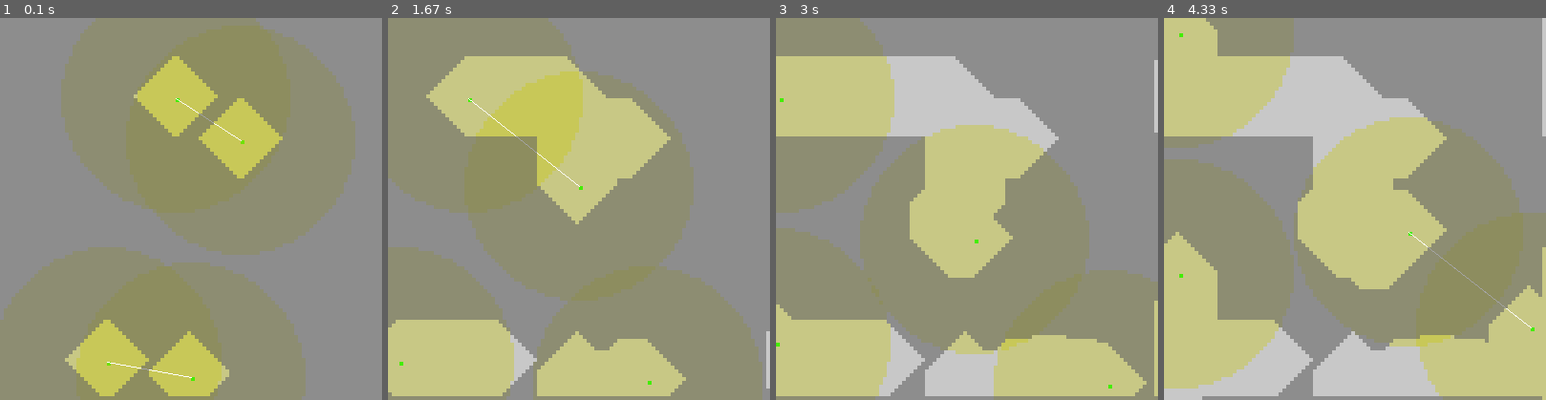
Above: before the commit, frames 1-4 (left to right).
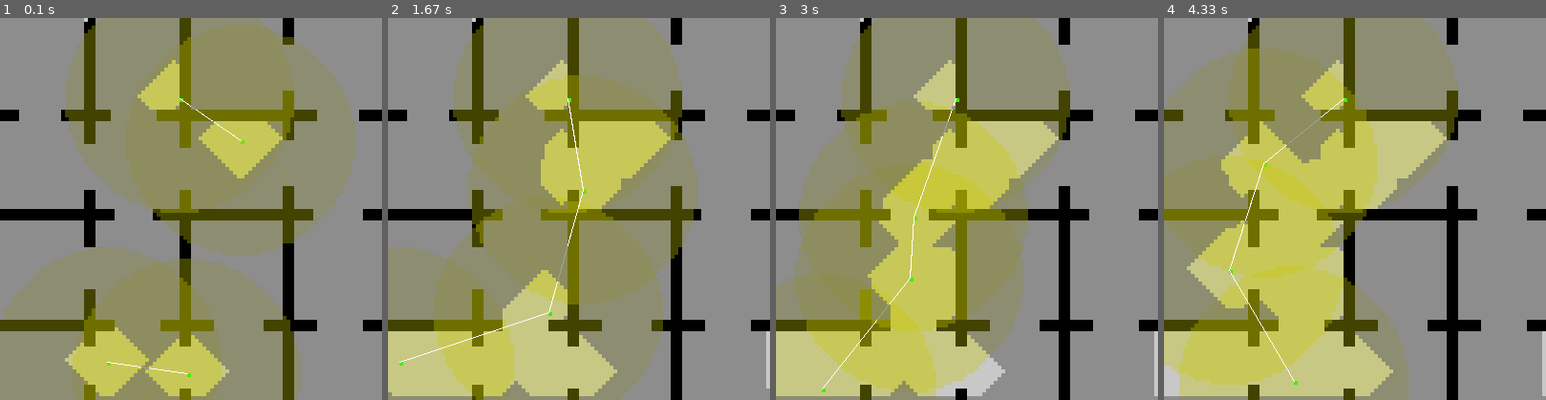
Above: after the commit, the same moments.

Repository: R1leMargoulin/RAPID
Game: pygame game, started from examples/program_examples/simulation_example.py
The game is run twice, just before and just after one commit, with the same random seed, the same clock (stepped at 60 frames per second) and the same inputs.
Inputs:
- Up to frame 1 (0.1 s): no input
- Up to frame 2 (1.67 s): no input
- Up to frame 3 (3 s): no input
- Up to frame 4 (4.33 s): no input

The runs differ from the first frame. In frame 1, 14% of the frame differs, in the area x 0-100%, y 0-100%; in frame 2, 52%; in frame 3, 70%; in frame 4, 80%.

Commit message:
delta for replan + labyrinth env

Diff:
--- a/RAPID/Agents.py
+++ b/RAPID/Agents.py
@@ -15,7 +15,7 @@
 #TODO : les comportements sont EXACTEMENT les memes dans ground ou Aerial, je pourrais tout mettre dans robot...
 
 class Robot(Sprite):
-    def __init__(self, env:Environment, robot_id:int, size, color, init_transform = (0, 0, 0), max_speed = (2,2,2), vision_range=20, communication_range = 40, communication_period = 10, energy_amount = 1000, energy_cost_per_cell = 1):#TODO rendre abstrait
+    def __init__(self, env:Environment, robot_id:int, size, color, init_transform = (0, 0, 0), max_speed = (2,2,2), vision_range=20, communication_range = 40, communication_period = 10, energy_amount = 1000, energy_cost_per_cell = 1, delta_replan=20):#TODO rendre abstrait
         """
         Robot class are our agents representing robots.
 
@@ -58,6 +58,11 @@
         self.communication_range = communication_range
         self.communication_period = communication_period
         self.time_from_last_communication = 0
+        self.new_communication = False
+
+        #replan
+        self.delta_replan = delta_replan
+        self.last_plan_time = 0
 
         #energy
         self.energy_max_amount = energy_amount
@@ -148,6 +153,15 @@
 
             if self.status == "destroyed":
                 self.imdone = True
+
+            if self.new_communication and self.last_plan_time - (self.env.step - self.time_from_last_communication) > self.delta_replan:
+                #print(f"robot {self.robot_id} : replan, step {self.env.step}, last com {self.time_from_last_communication}, last plan {self.last_plan_time}")
+                self.target = None
+                self.path_to_target = None
+                self.new_communication = False
+                self.last_plan_time = self.env.step
+
+
 
     def translate(self, speed_x, speed_y):
         #old positions for distance calculation
@@ -322,6 +336,11 @@
             elif sender_belief_space["artifacts"][artifact]["step"] > self.belief_space["artifacts"][artifact]["step"]:
                 self.belief_space["artifacts"].update({artifact: sender_belief_space["artifacts"][artifact]})
 
+
+        self.new_communication = True
+        # self.target = None #TODO regler ca, mettre un delta de temps?
+        # self.path_to_target = None
+
         #TODO : RESET LE TargetPoint et le path pour recalculer les goals????
 
     def move(self, vector_x, vector_y):
@@ -581,7 +600,7 @@
         self.belief_transfer() #after sensing, transfer beliefs if applicable
 
         #reshape importance of communication depending of the time from last communication:
-        self.shape_competence("communication", self.competences["communication"]["capability"], self.time_from_last_communication*0.1, distance_treshold=self.communication_range, dispersion=0) #TODO enlever l'incrementation en dur, faire un parametre adequat
+        self.shape_competence("communication", self.competences["communication"]["capability"], self.time_from_last_communication*0.05, distance_treshold=self.communication_range, dispersion=0) #TODO enlever l'incrementation en dur, faire un parametre adequat
 
         if np.any(self.target):
             if self.path_to_target: #If we have a path to our target, we continue this path.
@@ -662,7 +681,7 @@
                             other_individual_values = np.append(other_individual_values, 1)
                         else:
                             ocapability = self.belief_space["robot_informations"][robot]["competences"][ip["type"]]["capability"]
-                            other_individual_values = np.append(other_individual_values, ocapability/ocost)
+                            other_individual_values = np.append(other_individual_values, ocapability/np.sqrt(ocost))
 
                 #global_feasability = float(np.mean(other_individual_values))
                 global_feasability = float(np.max(other_individual_values)) # TODO: Try with max instead of min
@@ -692,6 +711,7 @@
             if best_action != None:
                 self.action_to_perform = best_action
                 self.target = (int(self.action_to_perform["coordinates"][0]), int(self.action_to_perform["coordinates"][1]))
+                self.last_plan_time = self.env.step
             else:
                 print("problem")
 
--- a/examples/program_examples/simulation_example.py
+++ b/examples/program_examples/simulation_example.py
@@ -13,11 +13,11 @@
 SCREEN_HEIGHT = 100
 BACKGROUND_COLOR = (200, 200, 200)
 
-ENV_IMAGE_PATH = "/home/erwan/Documents/RAPID/examples/env_images_example/cross_100_100.png"# CHANGE THE PATH
+ENV_IMAGE_PATH = "/home/erwan/Documents/RAPID/examples/env_images_example/labyrinth_100_100.png"# CHANGE THE PATH
 
 NB_GROUND_AGENTS = 4
 
-img = None #Image.open(ENV_IMAGE_PATH)
+img = Image.open(ENV_IMAGE_PATH)
 
 
 logging.basicConfig(level=logging.DEBUG)
Binary file added: examples/env_images_example/labyrinth_100_100.png
